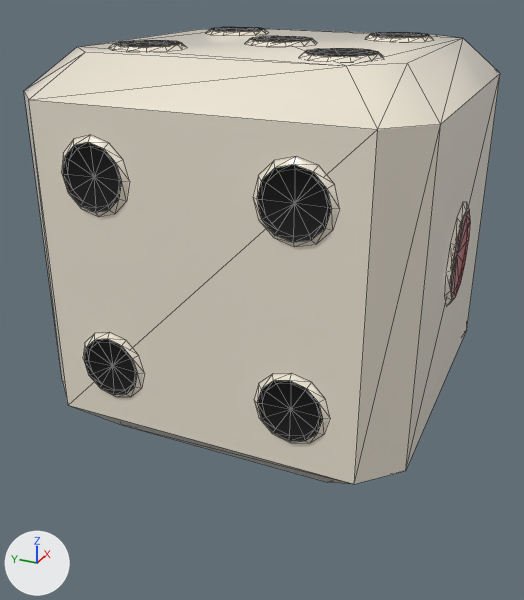
Two versions of the glTF model public/models/props/prop_kniffel_die.glb, one commit apart.
One viewpoint serves both versions: a camera (50 mm lens) standing at (-9.06, -3.81, 5.87) and looking at (-0.23, 0.16, 1.45). The axes (+X, +Y, +Z) are drawn at lower left. The lights are the same throughout. The picture after the commit comes second. Mesh edges are drawn as thin lines. Where no turn or scale is listed for an object, it has been applied to the vertices. Vertices at exactly the same position are counted once.
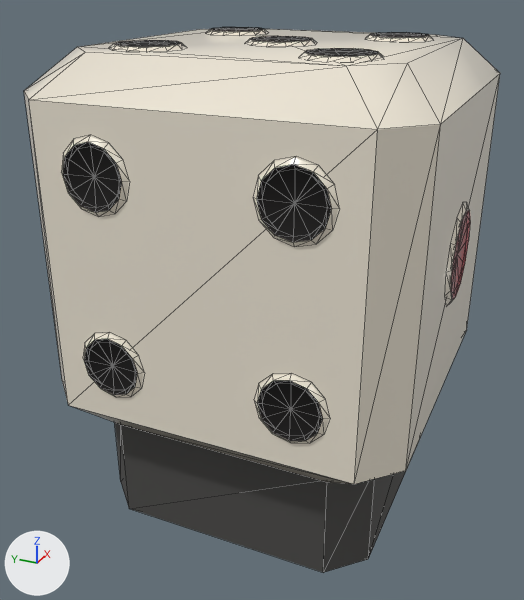
Where the newer file only moved an object's origin or applied its transform, the numbers keep the older frame.

What differs and where, as boxes [x1, y1, x2, y2] in the pictures (524 x 600 px):
'Mesh_0', reshaped (19% taller)
    before: [24, 27, 500, 484]
    after: [24, 27, 500, 572]
part 1 of me_mesh_0, added
    after: [115, 423, 420, 572]
part 2 of me_mesh_0, recoloured
    both: [112, 419, 352, 484]

Diff of the bpy script that builds the scene:
```diff
--- a/public/models/props/prop_kniffel_die.glb.py
+++ b/public/models/props/prop_kniffel_die.glb.py
@@ mat_stone_dark @@
+mat_stone_dark = principled_material('stone_dark')
+mat_stone_dark.base_color = (0.0704, 0.0685, 0.0648)  # dark grey #4b4a48
+mat_stone_dark.roughness = 0.9
@@ me_mesh_0 @@
 # used by ob_mesh_0; location = (-2.55, 2.55, 0.0)
-me_mesh_0.from_pydata(...)  # 809 vertices, 1320 faces; spans x 0.0..5.09, y -5.09..0.0, z 0.0..5.04
+me_mesh_0.from_pydata(...)  # 825 vertices, 1348 faces; spans x 0.0..5.09, y -5.09..0.0, z -1.5..5.04
+# me_mesh_0 part 1: a new loose piece of 16 vertices spanning x 0.52..4.57, y -4.57..-0.52, z -1.5..0.04, in mat_stone_dark (dark grey #4b4a48)
+# me_mesh_0 part 2: 94 kept faces spanning x 0.05..5.04, y -5.04..-0.05, z 0.0..0.48 get new vertex colours; the middle colour goes from white #ffffff to white #efefef
 me_mesh_0.materials.append(mat_ivory)
@@ me_mesh_0 @@
 me_mesh_0.materials.append(mat_forge_coal)
+me_mesh_0.materials.append(mat_stone_dark)  # dark grey #4b4a48
```
